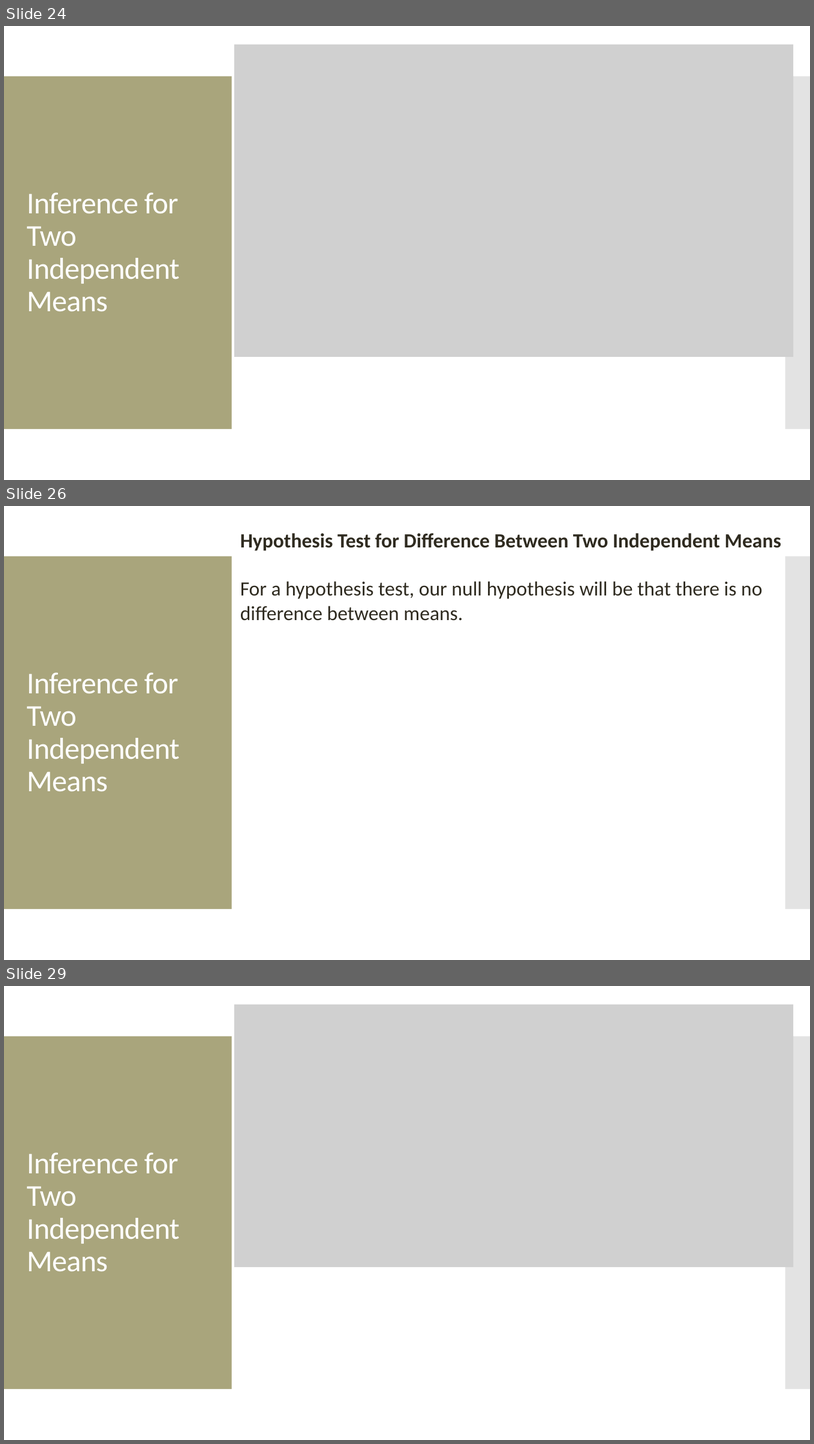
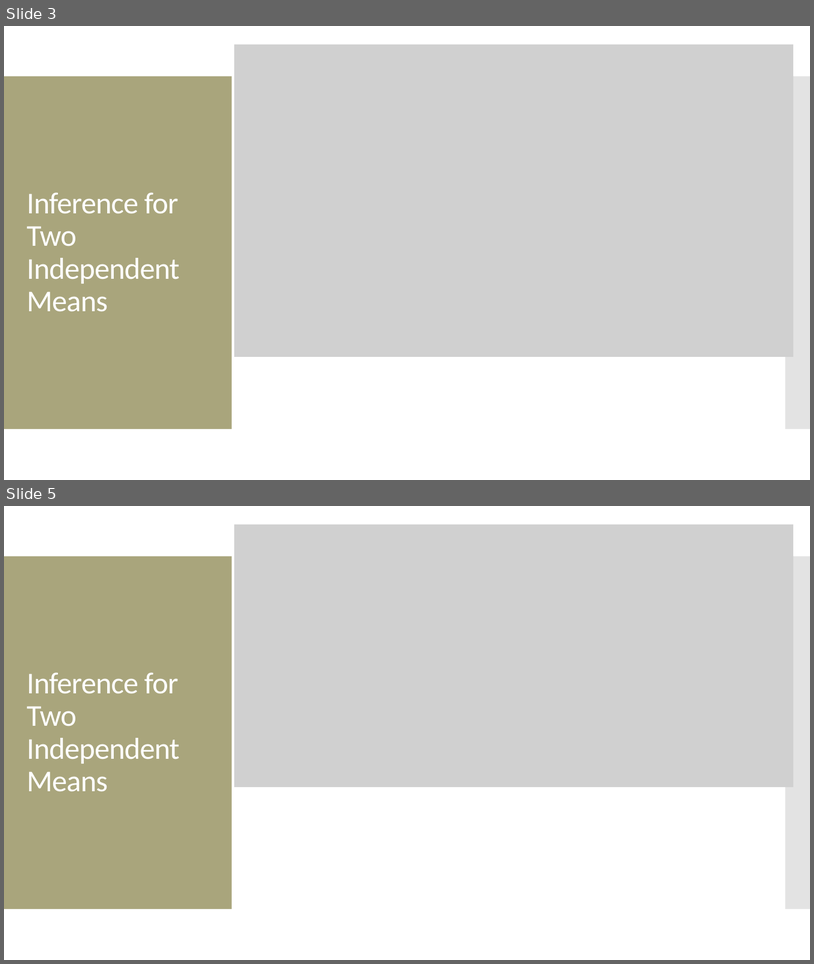
Before and after one commit to amosca01/MATH108-S24, a slide deck: slides/14-numerical-inference-pt2.pptx. Shown one above the other, each under a label of ours: slides 24, 26 and 29 before the commit, slides 3 and 5 after it; the slides between them are not shown. The pictures are 814x1444 and 814x964 pixels, drawn with LibreOffice and Linux fonts; fonts in the diff are those of the drawing; grey boxes stand for pictures. Boxes give left, top, right and bottom in pixels: in the first picture for what was removed or moved away, otherwise in the second. Text is boxed around its words. In the diff, an @@ line names an element or a change of style, - is before the commit and + after.

```diff
--- a/slides/14-numerical-inference-pt2.pptx
+++ b/slides/14-numerical-inference-pt2.pptx
@@ slide 26 removed at box(4, 506, 810, 960), background #FFFFFF; not listed: 2 template elements that a slide beside it also shows @@
@@ text removed at box(240, 533, 782, 621) @@
-Hypothesis Test for Difference Between Two Independent Means
-For a hypothesis test, our null hypothesis will be that there is no difference between means.
@@ title removed at box(27, 672, 180, 792) @@
-Inference for Two Independent Means
@@ what was slide 24 is now slide 3 @@
@@ what was slide 29 is now slide 5 @@
```
Also in this commit, not shown: 14 slides changed, 6 slides added, 12 other slides removed, 10 other files.
